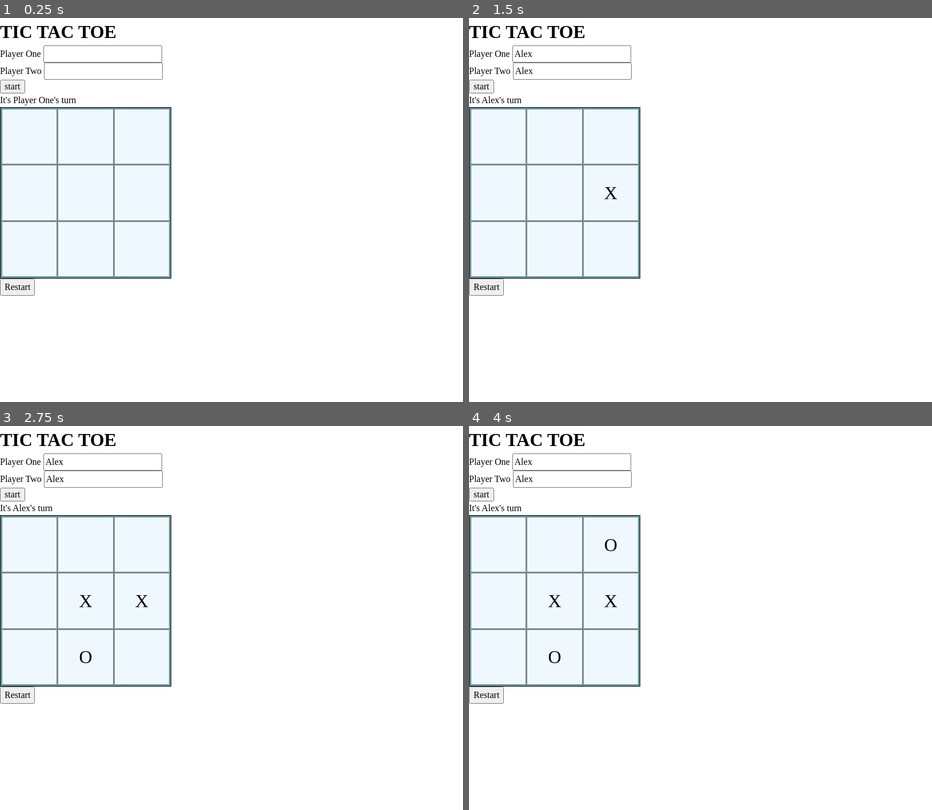
Above: before the commit, frames 1-4 (two rows, left to right).
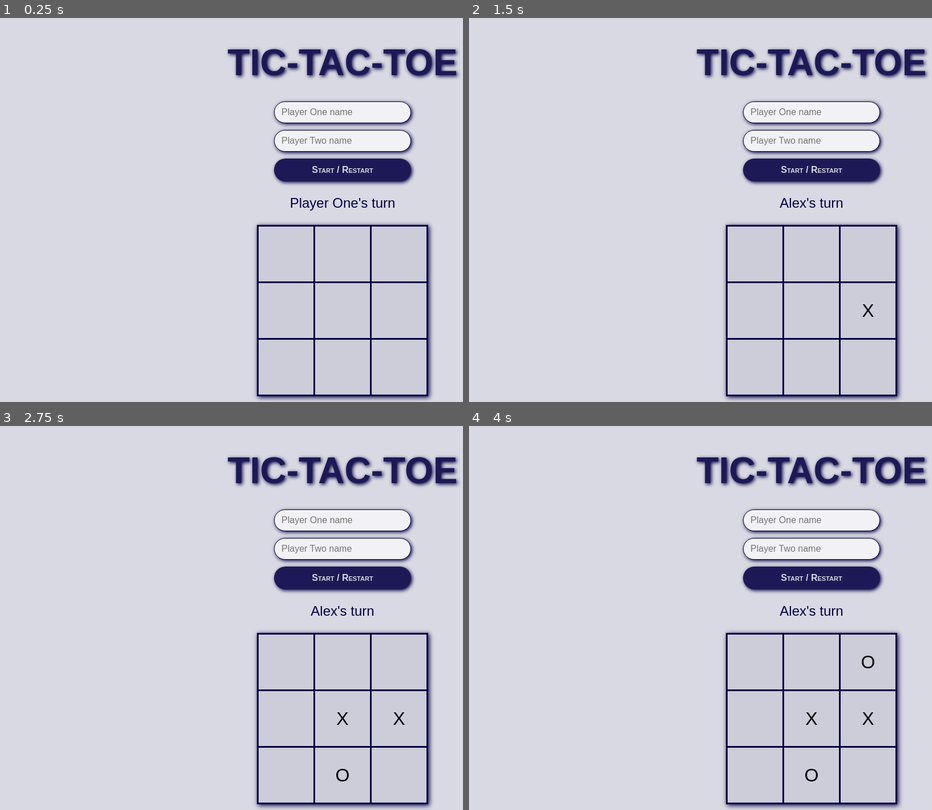
Above: after the commit, the same moments.

Repository: perun22/tic-tac-toe
Game: browser game, page index.html
Two runs of this game, one before a commit and one after it. Both use one fixed random seed, a clock stepped at 60 frames per second and the inputs below.
Inputs (mouse positions are in pixels of both pictures, inside the frame that each line leads up to; where the layout moved, square brackets give the same spot in the first picture):
- Up to frame 1 (0.25 s): no input
- Up to frame 2 (1.5 s): click (811, 114) [570, 52] at 0.27 s; type "Alex" at 0.27 s; click (811, 140) [570, 71] at 0.52 s; type "Alex" at 0.52 s; click "start" (after the commit: "Start / Restart") at 0.77 s; click (867, 309) [612, 194] at 1.27 s
- Up to frame 3 (2.75 s): click (342, 775) [83, 656] at 1.87 s; click (342, 717) [83, 602] at 2.02 s; click "X" at 2.47 s
- Up to frame 4 (4 s): click (867, 660) [612, 545] at 3.07 s; click "O" at 3.67 s

The runs differ from the first frame. In frame 1, 97% of the frame differs, in the area x 0-100%, y 0-100%; in frame 2, 97%; in frame 3, 97%; in frame 4, 97%.

Commit message:
Finalize JS and add CSS styles

Diff:
--- a/index.html
+++ b/index.html
@@ -9,17 +9,24 @@
   </head>
   <body>
     <main class="container">
-      <h1 class="title">TIC TAC TOE</h1>
+      <h1 class="title">TIC-TAC-TOE</h1>
       <div class="input-container">
-        <label for="player-one">Player One</label>
-        <input type="text" id="player-one" name="player-one" /><br />
-        <label for="player-two">Player Two</label>
-        <input type="text" id="player-two" name="player-two" /><br />
-        <input type="submit" value="start" id="start-btn" class="btn" />
+        <input
+          type="text"
+          id="player-one"
+          name="player-one"
+          placeholder="Player One name"
+        />
+        <input
+          type="text"
+          id="player-two"
+          name="player-two"
+          placeholder="Player Two name"
+        />
+        <button id="start-btn" class="btn">Start / Restart</button>
       </div>
       <p class="message"></p>
       <div class="board"></div>
-      <button id="restart-btn" class="btn">Restart</button>
     </main>
   </body>
 </html>
--- a/script.js
+++ b/script.js
@@ -1,5 +1,3 @@
-// create a board
-
 function Gameboard() {
   const board = [];
 
@@ -125,7 +123,7 @@
   };
 
   let gameOver = false;
-  let gameUpdates = `It's ${activePlayer.name}'s turn`;
+  let gameUpdates = `${activePlayer.name}'s turn`;
 
   const getGameOver = () => gameOver;
   const getGameUpdates = () => gameUpdates;
@@ -147,7 +145,7 @@
       return true;
     } else {
       switchPlayerTurn();
-      gameUpdates = `It's ${activePlayer.name}'s turn`;
+      gameUpdates = `${activePlayer.name}'s turn`;
     }
   };
 
@@ -157,17 +155,13 @@
     board.resetBoard();
     gameOver = false;
     activePlayer = players[0];
-    gameUpdates = `It's ${activePlayer.name}'s turn`;
+    gameUpdates = `${activePlayer.name}'s turn`;
   };
 
   return {
     playRound,
     setNames,
-    getActivePlayer,
     getBoard: board.getBoard,
-    checkWinner,
-    checkDraw,
-    getGameOver,
     getGameUpdates,
     resetGame,
   };
@@ -213,22 +207,19 @@
 
   const playerOne = document.getElementById("player-one");
   const playerTwo = document.getElementById("player-two");
+
+  const resetInputs = () => {
+    playerOne.value = "";
+    playerTwo.value = "";
+  };
+
   startBtn.addEventListener("click", () => {
     game.setNames(playerOne.value, playerTwo.value);
     game.getGameUpdates;
     game.resetGame();
     updateScreen();
+    resetInputs();
   });
-  const resetInputs = () => {
-    playerOne.value = "";
-    playerTwo.value = "";
-  };
-  const restartBtn = document.getElementById("restart-btn");
-  restartBtn.addEventListener("click", () => {
-    game.resetGame();
-    resetInputs();
-    updateScreen();
-  });
 
   updateScreen();
 }
--- a/styles.css
+++ b/styles.css
@@ -67,16 +67,70 @@
   isolation: isolate;
 }
 
+body {
+  background-color: #d9d9e3;
+  color: #030043;
+  font-family: "Montserrat", Geneva, Verdana, sans-serif;
+}
+.container {
+  display: flex;
+  flex-direction: column;
+  align-items: center;
+  gap: 20px;
+  padding: 30px;
+}
+
+.title {
+  font-size: 4rem;
+  text-shadow: 2px 2px 6px #030043;
+  color: #1c1956;
+}
+
+.message {
+  font-size: 1.5rem;
+}
+
+.input-container {
+  display: flex;
+  flex-direction: column;
+  gap: 12px;
+  min-width: 20vw;
+}
+
+input {
+  background-color: #f2f2f6;
+  border-radius: 50px;
+  padding: 6px 12px;
+  border: 1px solid #030043;
+  box-shadow: 2px 2px 6px #030043;
+}
+
+.btn {
+  border-radius: 50px;
+  padding: 8px 16px;
+  font-variant: small-caps;
+  color: #d9d9e3;
+  background-color: #1c1956;
+  cursor: pointer;
+  font-weight: bold;
+  border: none;
+  box-shadow: 2px 2px 6px #030043;
+}
+
+.btn:hover {
+  background-color: #424072;
+}
+
 .board {
   display: grid;
   height: 300px;
   width: 300px;
   grid-template-columns: repeat(3, 1fr);
   grid-template-rows: repeat(3, 1fr);
-  border: 1px solid black;
   gap: 1px;
   padding: 2px;
-  background-color: cadetblue;
+  background-color: #030043;
+  box-shadow: 2px 2px 8px #030043;
 }
 
 .cell {
@@ -85,7 +139,7 @@
   align-items: center;
   text-align: center;
   font-size: 2rem;
-  border: 1px solid grey;
-  background-color: aliceblue;
+  border: 1px solid #030043;
+  background-color: #cdccd9;
   cursor: pointer;
 }
